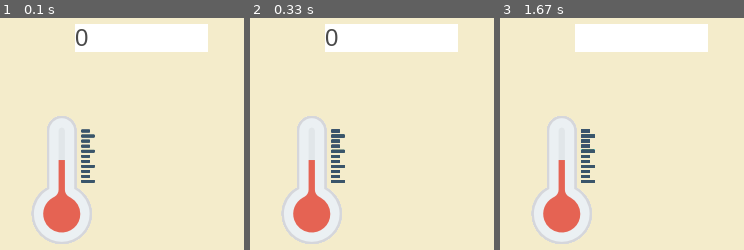
Above: before the commit, frames 1-3 (left to right).
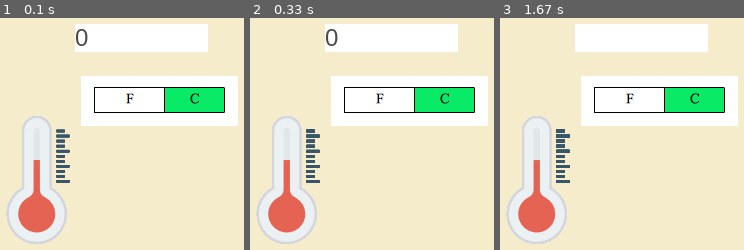
Above: after the commit, the same moments.

Repository: ioperez9/pyGameTermo
Game: pygame game, started from main.py
The game is run twice, just before and just after one commit, with the same random seed, the same clock (stepped at 60 frames per second) and the same inputs.
Inputs:
- Up to frame 1 (0.1 s): no input
- Up to frame 2 (0.33 s): no input
- Up to frame 3 (1.67 s): tap Backspace at 0.33 s

The runs differ from the first frame. In frame 1, 28% of the frame differs, in the area x 2-98%, y 25-98%; in frame 2, 28%; in frame 3, 28%.

Commit message:
Term.Selector.Método getter:def custome

Diff:
--- a/main.py
+++ b/main.py
@@ -5,10 +5,27 @@
     def __init__(self):
         self.custome = pygame.image.load("images/term.png")
 
+class Selector():
+    __tipoUnidad = None
+
+    def __init__(self, unidad= "C"):
+        self.__customes = []
+        self.__customes.append(pygame.image.load("images/posiF.png"))
+        self.__customes.append(pygame.image.load("images/posiC.png"))
+
+        self.__tipoUnidad = unidad
+
+    def custome(self):
+        if self.__tipoUnidad == "F":
+            return self.__customes[0]
+        else:
+            return self.__customes[1]
+
+
 
 class NumberInput():
     __value = 0
-    __strValue = "0"
+    __strValue = ""
     __position = [0,0]
     __tamaño = [0,0]
 
@@ -45,7 +62,7 @@
                 self.__strValue += event.unicode #se va añadiendo a strValue los num que introduciomos con el teclado
                 self.value(self.__strValue)    #setter, para que asigne el valor de value (int) y sea lo mismo que lo que está pintado en el cuadro de texto
             elif event.key == K_BACKSPACE: #si la tecla es retroceder
-                self.__strValue = self.__strValue[0:-1]
+                self.__strValue = self.__strValue[:-1]
                 self.value(self.__strValue)
 
     def value(self, val=None):
@@ -130,7 +147,8 @@
         self.entrada = NumberInput()
         self.entrada.pos((106, 58))
         self.entrada.size((133,28))
-        #self.entrada.height(123)
+
+        self.selector = Selector()
 
 
     def __on_close(self):
@@ -146,12 +164,15 @@
                 self.entrada.on_event(event)
 
 
-            self.__screen.blit(self.termometro.custome, (30, 150)) #dibuje el termometro en su posicion
+            self.__screen.blit(self.termometro.custome, (5, 150)) #dibuje el termometro en su posicion
 
             #pintamos el cuadro de texto
-            text = self.entrada.render() #obtenemos rectángulo blanci y foto de texto y lo asignamos a text
+            text = self.entrada.render() #obtenemos rectángulo blanco y foto de texto y lo asignamos a text
             pygame.draw.rect(self.__screen, (255, 255, 255), text[0]) #pintar reclangulo blanco con sus datos(posicion y tamaño text[0])
             self.__screen.blit(text[1], self.entrada.pos()) #esto es para pintar el num 0 (text[1])
+
+            #pintamos el selector, con blit y le damos el disfraz y la posicion que siempre será la misma:
+            self.__screen.blit(self.selector.custome(), (112,110))
 
             pygame.display.flip()
 
